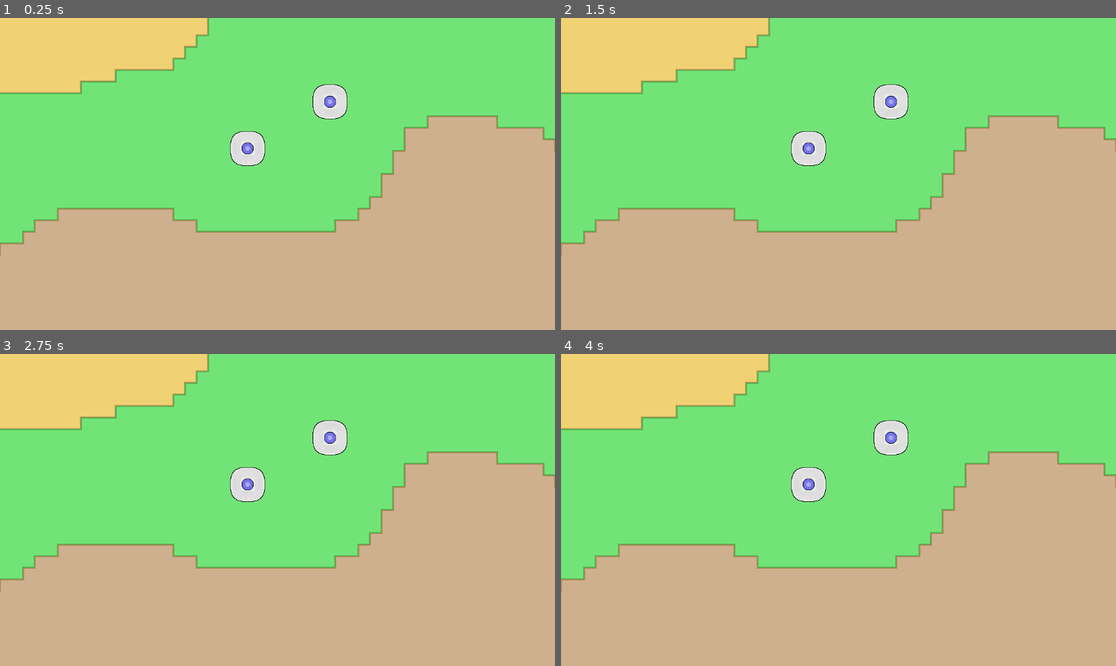
Above: before the commit, frames 1-4 (two rows, left to right).
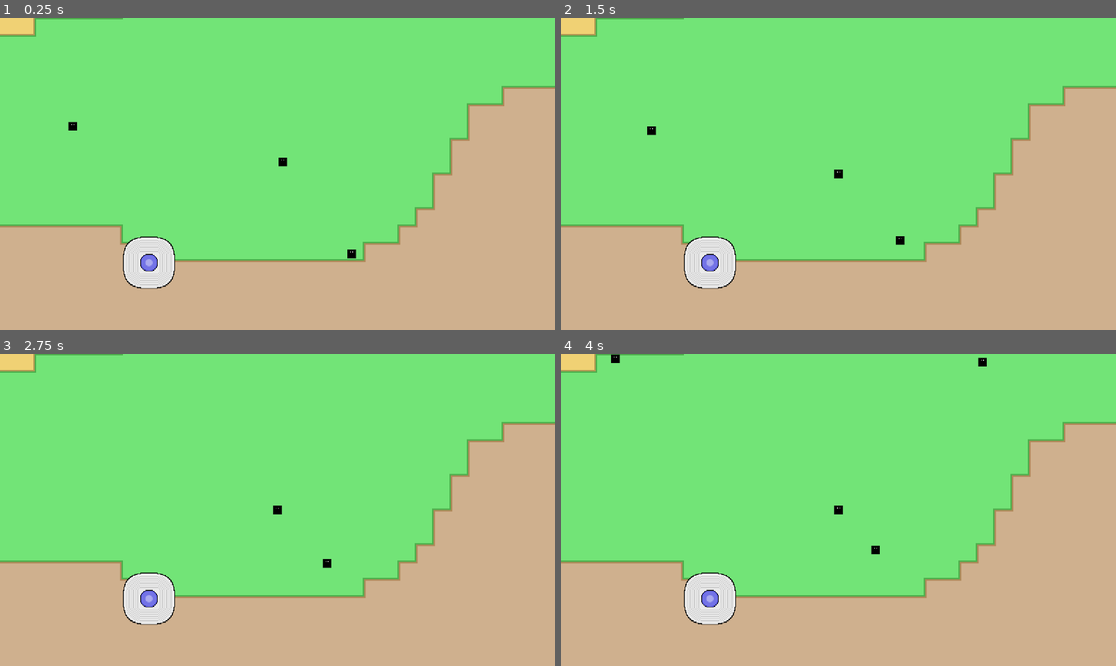
Above: after the commit, the same moments.

Repository: GoldGumer/Charged-Up
Game: Godot game, scene res://Stages/stage_1.tscn
Two runs of this game, one before a commit and one after it. Both use one fixed random seed, a clock stepped at 60 frames per second and the inputs below.
Inputs:
- Up to frame 1 (0.25 s): no input
- Up to frame 2 (1.5 s): tap Enter at 1.25 s
- Up to frame 3 (2.75 s): tap Space at 2 s
- Up to frame 4 (4 s): no input

The runs differ from the first frame. In frame 1, 21% of the frame differs, in the area x 0-100%, y 0-87%; in frame 2, 21%; in frame 3, 21%; in frame 4, 21%.

Commit message:
added enemy nav stuff. bugged atm

Diff:
--- a/Projectiles/bullet.tscn
+++ b/Projectiles/bullet.tscn
@@ -6,13 +6,13 @@
 [sub_resource type="RectangleShape2D" id="RectangleShape2D_6sa46"]
 size = Vector2(8, 17)
 
-[node name="Bullet" type="StaticBody2D" groups=["Projectile"]]
+[node name="Bullet" type="RigidBody2D" groups=["Projectile"]]
 position = Vector2(0, -1)
 collision_layer = 4
 collision_mask = 2
+gravity_scale = 0.0
 script = ExtResource("1_ls83a")
 speed = 300.0
-damage = 10.0
 
 [node name="Sprite2D" type="Sprite2D" parent="."]
 texture_filter = 1
--- a/Projectiles/projectile.gd
+++ b/Projectiles/projectile.gd
@@ -1,15 +1,17 @@
 class_name Projectile
 
-extends StaticBody2D
+extends RigidBody2D
 
 @export var speed : float
-@export var damage : float
+var damage : float:
+	set(_value):
+		damage = _value
 
-func _physics_process(delta : float):
-	move_forward(delta)
+func _physics_process(_delta : float):
+	move_forward(_delta)
 
-func move_forward(delta : float):
-	var collision = move_and_collide(-transform.y * speed * delta, false, 0.08, false)
+func move_forward(_delta : float):
+	var collision = move_and_collide(-transform.y * speed * _delta, false, 0.08, false)
 	if collision != null:
 		collision.get_collider().call("receive_damage", damage)
 		queue_free()
--- a/Stages/stage_1.tscn
+++ b/Stages/stage_1.tscn
@@ -1021,22 +1021,41 @@
 terrain_set_0/terrain_1/color = Color(0.261841, 0.455052, 0.846845, 1)
 terrain_set_0/terrain_2/name = "Sand Terrain"
 terrain_set_0/terrain_2/color = Color(0.5, 0.34375, 0.25, 1)
+navigation_layer_0/layers = 1
 sources/0 = SubResource("TileSetAtlasSource_abfno")
 sources/1 = SubResource("TileSetAtlasSource_nl5ka")
 sources/2 = SubResource("TileSetAtlasSource_i0qnt")
 
 [node name="Stage 1" type="Node2D"]
 
-[node name="Background" type="TileMapLayer" parent="."]
+[node name="GroundTileLayer" type="TileMapLayer" parent="."]
 texture_filter = 1
 use_parent_material = true
 tile_map_data = PackedByteArray("AAD0/wYAAgABAAEAAAD1/wYAAgABAAEAAAD2/wYAAgABAAEAAAD3/wYAAgABAAEAAAD4/wYAAgABAAEAAAD5/w …(22320 unchanged characters)…
 tile_set = SubResource("TileSet_h006y")
 
 [node name="Camera2D" type="Camera2D" parent="."]
-
-[node name="Enemy" parent="." instance=ExtResource("5_8xdwn")]
-position = Vector2(109, -150)
-
-[node name="tower" parent="." instance=ExtResource("6_ypci0")]
-position = Vector2(-62, -53)
+zoom = Vector2(1.5, 1.5)
+
+[node name="Enemy" parent="." node_paths=PackedStringArray("target") instance=ExtResource("5_8xdwn")]
+position = Vector2(9, -21)
+target = NodePath("../Tower")
+
+[node name="Enemy2" parent="." node_paths=PackedStringArray("target") instance=ExtResource("5_8xdwn")]
+position = Vector2(-288, -67)
+target = NodePath("../Tower")
+
+[node name="Enemy3" parent="." node_paths=PackedStringArray("target") instance=ExtResource("5_8xdwn")]
+position = Vector2(255, -262)
+target = NodePath("../Tower")
+
+[node name="Enemy4" parent="." node_paths=PackedStringArray("target") instance=ExtResource("5_8xdwn")]
+position = Vector2(-375, -254)
+target = NodePath("../Tower")
+
+[node name="Enemy5" parent="." node_paths=PackedStringArray("target") instance=ExtResource("5_8xdwn")]
+position = Vector2(106, 114)
+target = NodePath("../Tower")
+
+[node name="Tower" parent="." instance=ExtResource("6_ypci0")]
+position = Vector2(-178, 123)
--- a/Units/Enemies/enemy.gd
+++ b/Units/Enemies/enemy.gd
@@ -3,3 +3,37 @@
 extends Unit
 
 @export var speed : float
+@export var target : Node2D
+@export var nav_agent : NavigationAgent2D
+
+var next_direction_movement : Vector2
+
+func _ready() -> void:
+	next_direction_movement = Vector2.ZERO
+
+func _physics_process(_delta : float):
+	move(_delta)
+
+func move(_delta : float):
+	next_direction_movement = -nav_agent.get_next_path_position().normalized()
+	var collision = move_and_collide( next_direction_movement * speed * _delta, false, 0.08, false)
+	if collision != null:
+		var groups = collision.get_collider().call("get_groups")
+		for group in groups:
+			if str(group) == "Tower":
+				collision.get_collider().call("receive_damage", attack_damage)
+				queue_free()
+
+func recalculate_path():
+	nav_agent.target_position = target.position
+
+func _on_navigation_agent_target_reached() -> void:
+	recalculate_path()
+
+
+func _on_navigation_agent_path_changed() -> void:
+	recalculate_path()
+
+
+func _on_navigation_agent_link_reached(details: Dictionary) -> void:
+	recalculate_path()
--- a/Units/Enemies/enemy.tscn
+++ b/Units/Enemies/enemy.tscn
@@ -1,18 +1,35 @@
 [gd_scene load_steps=4 format=3 uid="uid://fe5ui8khq56i"]
 
-[ext_resource type="Texture2D" uid="uid://jv0f0dbdl3cg" path="res://Units/Towers/Miscellaneous/Hub.png" id="1_01uth"]
 [ext_resource type="Script" path="res://Units/Enemies/enemy.gd" id="1_a3gry"]
+[ext_resource type="Texture2D" uid="uid://cd6lq5cp6wv16" path="res://Units/Enemies/Black Slime.png" id="2_0vx8u"]
 
-[sub_resource type="CircleShape2D" id="CircleShape2D_63ebu"]
-radius = 41.0
+[sub_resource type="RectangleShape2D" id="RectangleShape2D_0igjx"]
+size = Vector2(12, 12)
 
-[node name="Enemy" type="StaticBody2D" groups=["Enemy"]]
+[node name="Enemy" type="RigidBody2D" node_paths=PackedStringArray("nav_agent") groups=["Enemy"]]
 collision_layer = 2
+gravity_scale = 0.0
 script = ExtResource("1_a3gry")
-max_health = 100.0
+speed = 20.0
+nav_agent = NodePath("Navigation/NavigationAgent")
+max_health = 10.0
+attack_damage = 10.0
 
 [node name="Sprite2D" type="Sprite2D" parent="."]
-texture = ExtResource("1_01uth")
+texture_filter = 1
+texture = ExtResource("2_0vx8u")
 
 [node name="CollisionShape2D" type="CollisionShape2D" parent="."]
-shape = SubResource("CircleShape2D_63ebu")
+shape = SubResource("RectangleShape2D_0igjx")
+
+[node name="Navigation" type="Node2D" parent="."]
+
+[node name="NavigationAgent" type="NavigationAgent2D" parent="Navigation"]
+path_desired_distance = 12.0
+target_desired_distance = 12.0
+
+[node name="RecalculatePathTimer" type="Timer" parent="Navigation"]
+
+[connection signal="link_reached" from="Navigation/NavigationAgent" to="." method="_on_navigation_agent_link_reached"]
+[connection signal="path_changed" from="Navigation/NavigationAgent" to="." method="_on_navigation_agent_path_changed"]
+[connection signal="target_reached" from="Navigation/NavigationAgent" to="." method="_on_navigation_agent_target_reached"]
--- a/Units/Towers/tower.gd
+++ b/Units/Towers/tower.gd
@@ -2,27 +2,35 @@
 
 extends Unit
 
+enum energy_type { blue, red, green }
+
+# Money variables
 @export var money_cost : int
-@export var upfront_energy_cost : int
-@export var reoccuring_energy_cost : int
 
+# Energy variables
+@export var energy_cost : int
+var energy_generation : int
+@export var energy_source : energy_type
+@export var energy_per_resource : int
+
+# Bullet variables
 @export var bullet : Resource
-
 var enemies_in_range = []
 
-func _on_range_body_entered(body: Node2D) -> void:
-	for group in body.get_groups():
+func _on_range_body_entered(_body: Node2D) -> void:
+	for group in _body.get_groups():
 		if str(group) == "Enemy":
-			enemies_in_range.append(body)
+			enemies_in_range.append(_body)
 
-func _on_range_body_exited(body: Node2D) -> void:
-	var index = enemies_in_range.find(body)
+func _on_range_body_exited(_body: Node2D) -> void:
+	var index = enemies_in_range.find(_body)
 	if index != -1:
 		enemies_in_range.pop_at(index)
 
 func _on_attack_timer_timeout() -> void:
 	if enemies_in_range.size() > 0:
 		var new_bullet = bullet.instantiate()
+		new_bullet.damage = attack_damage
 		owner.add_child(new_bullet)
 		new_bullet.transform.origin = transform.origin
 		new_bullet.transform = new_bullet.transform.looking_at(enemies_in_range.front().transform.origin).rotated(1.570796)
--- a/Units/Towers/tower.tscn
+++ b/Units/Towers/tower.tscn
@@ -10,15 +10,16 @@
 [sub_resource type="CircleShape2D" id="CircleShape2D_134eq"]
 radius = 38.0132
 
-[node name="tower" type="StaticBody2D"]
+[node name="Tower" type="RigidBody2D" groups=["Tower"]]
 collision_mask = 3
+gravity_scale = 0.0
 script = ExtResource("1_uhmu3")
 money_cost = 1
-upfront_energy_cost = 1
-reoccuring_energy_cost = 1
+energy_cost = 1
+energy_per_resource = 5
 bullet = ExtResource("2_fw1w1")
-max_health = 100.0
-attack_damage = 100.0
+max_health = 50.0
+attack_damage = 10.0
 
 [node name="Sprite2D" type="Sprite2D" parent="."]
 texture_filter = 1
--- a/Units/unit.gd
+++ b/Units/unit.gd
@@ -1,16 +1,15 @@
 class_name Unit
 
-extends StaticBody2D
+extends RigidBody2D
 
 @export var max_health : float
 var current_health : float:
-	set(value):
-		current_health = value
+	set(_value):
+		current_health = _value
 		if current_health > max_health:
 			current_health = max_health
 		elif current_health <= 0:
 			queue_free()
-		print(current_health)
 @export var attack_damage : float
 
 func _ready():
@@ -19,5 +18,5 @@
 func receive_damage(_damage):
 	current_health -= _damage
 
-func heal_self(healing):
-	current_health += healing
+func heal_self(_healing):
+	current_health += _healing
--- a/project.godot
+++ b/project.godot
@@ -19,8 +19,17 @@
 
 Enemy="Units that are aiming to damage towers"
 Projectile="Objects that travel to deal damage to units"
+Tower="Units that target enemies and shoot projectiles"
+
+[layer_names]
+
+2d_physics/layer_1="Tower"
+2d_navigation/layer_1="Ground"
+2d_physics/layer_2="Enemy"
+2d_physics/layer_3="Projectile"
 
 [rendering]
 
+textures/canvas_textures/default_texture_filter=0
 renderer/rendering_method="gl_compatibility"
 renderer/rendering_method.mobile="gl_compatibility"
Binary file added: Units/Enemies/Black Slime.png
Not shown, added: Units/Enemies/Black Slime.png.import
